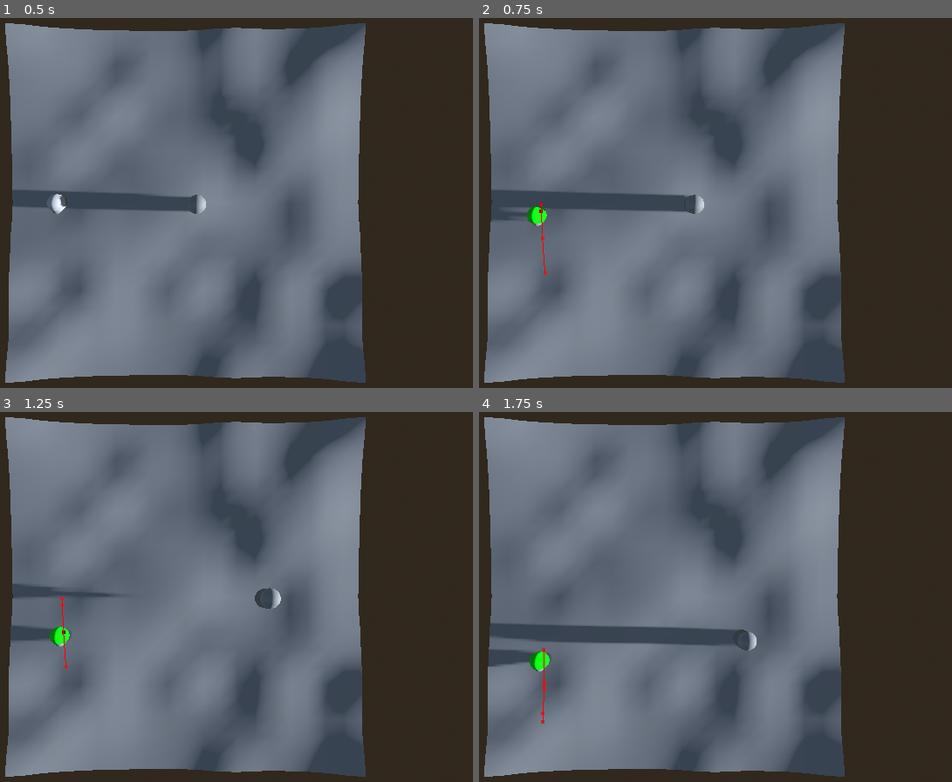
Above: before the commit, frames 1-4 (two rows, left to right).
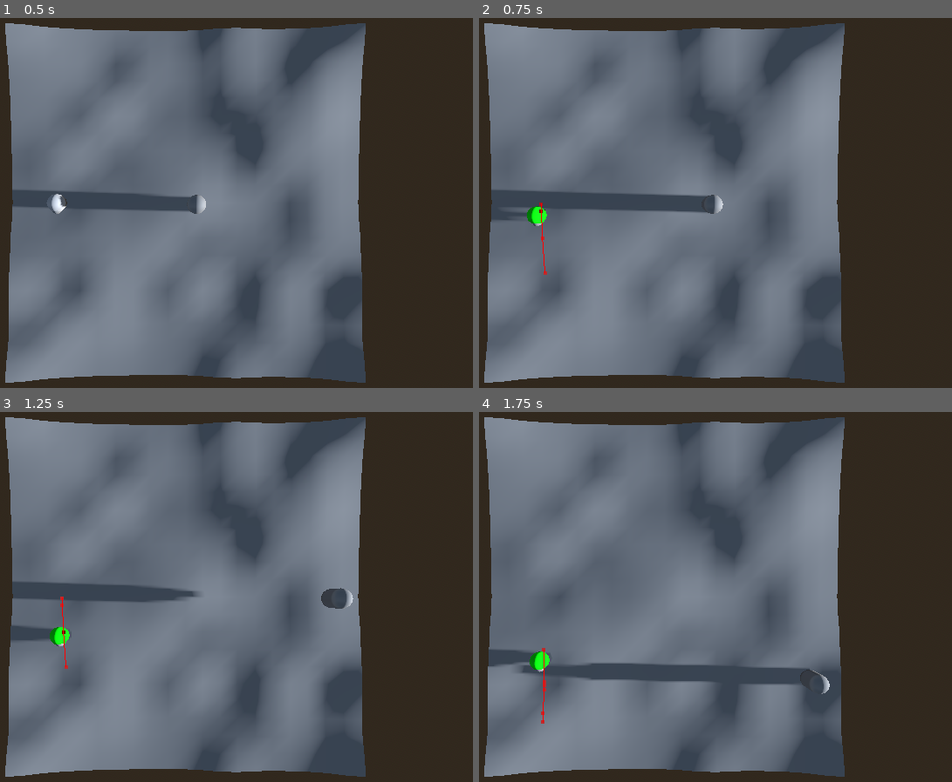
Above: after the commit, the same moments.

Repository: mastervel/AIBehavior
Game: Godot game, scene res://world.tscn
Same seed, same stepped clock (60 frames per second), same inputs: the game is played once before the commit and once after it.
Inputs:
- Up to frame 1 (0.5 s): no input
- Up to frame 2 (0.75 s): tap Enter (follow) at 0.5 s; hold Right (right) from 0.53 s (still down); hold Enter (follow) from 0.53 s (still down)
- Up to frame 3 (1.25 s): keep holding Right (right); keep holding Enter (follow); tap Space (jump) at 0.77 s
- Up to frame 4 (1.75 s): release Right (right) at 1.28 s; release Enter (follow) at 1.28 s; hold Down (down) from 1.28 s (still down); tap Enter (follow) at 1.35 s; tap Space (jump) at 1.52 s

Frame 1 is identical in both runs. In frame 2, 0.3% of the frame differs, in the area x 11-52%, y 47-57%; in frame 3, 1.5%; in frame 4, 4.6%, in the area x 2-75%, y 57-77%.

Commit message:
fixed enemy rotation to target logic

Diff:
--- a/ai-behaviour/enemy.gd
+++ b/ai-behaviour/enemy.gd
@@ -4,6 +4,7 @@
 @export var player : CharacterBody3D
 @export var enemy_body : MeshInstance3D
 @export var aggro_timer : Timer
+@export var vision_area : Area3D
 
 var target_pos : Vector3
 var has_target : bool = false
@@ -83,7 +84,9 @@
 		has_target = true
 
 func _alert_process(delta: float) -> void:
-	_look_at_target(delta, player, true)
+	_look_at_target(delta, player)
+	if not vision_area.overlaps_body(player):
+		state = State.ROAM
 
 func _aggro_process(_delta: float) -> void:
 	if not has_target:
@@ -102,22 +105,22 @@
 		has_target = false
 		velocity = Vector3.ZERO
 
+	_rotate_to_target(delta, direction)
+
+func _rotate_to_target(delta: float, direction: Vector3) -> void:
 	var ROTATION_SPEED := 4.0
-	var target_rotation := direction.signed_angle_to(Vector3.MODEL_FRONT, Vector3.DOWN)
-	if abs(target_rotation - rotation.y) > deg_to_rad(60):
-		ROTATION_SPEED = 20.0
-	rotation.y = move_toward(rotation.y, target_rotation, delta * ROTATION_SPEED)
+	var target_rotation := atan2(direction.x, direction.z)
+	var angle_diff: float = abs(wrapf(target_rotation - rotation.y, -PI, PI))
+	if angle_diff > deg_to_rad(60):
+		ROTATION_SPEED = 20
+	rotation.y = lerp_angle(rotation.y, target_rotation, clamp(delta * ROTATION_SPEED, 0.0, 1.0))
 
-func _look_at_target(delta: float, target: Node3D,
-		use_model_front: bool = false, look_at_speed: float = 5.0
-	) -> void:
-	var forward = (target.global_position - global_position).normalized()
-	var z = (forward if use_model_front else -forward)
-	var x = Vector3.UP.cross(z).normalized()
-	var y = z.cross(x)
-	global_transform.basis = lerp(
-		global_transform.basis, Basis(x,y,z), delta * look_at_speed
-		)
+func _look_at_target(delta: float, target: Node3D) -> void:
+		var target_position := target.global_position
+		var to_target := target_position - global_position
+		if to_target.length_squared() < 0.00001:
+			return
+		_rotate_to_target(delta, to_target)
 
 func _get_random_position(dist: float = 4.0, degrees: float = 20.0) -> Vector3:
 	var forward = global_transform.basis.z.normalized()
--- a/ai-behaviour/enemy.tscn
+++ b/ai-behaviour/enemy.tscn
@@ -19,13 +19,14 @@
 [sub_resource type="CylinderShape3D" id="CylinderShape3D_7k104"]
 height = 1.025
 
-[node name="Enemy" type="CharacterBody3D" node_paths=PackedStringArray("nav_agent", "enemy_body", "aggro_timer")]
+[node name="Enemy" type="CharacterBody3D" node_paths=PackedStringArray("nav_agent", "enemy_body", "aggro_timer", "vision_area")]
 collision_layer = 2
 collision_mask = 3
 script = ExtResource("1_7k104")
 nav_agent = NodePath("NavigationAgent3D")
 enemy_body = NodePath("Body")
 aggro_timer = NodePath("Aggro Timer")
+vision_area = NodePath("Vision")
 
 [node name="Body" type="MeshInstance3D" parent="."]
 material_override = SubResource("StandardMaterial3D_7k104")
--- a/ai-behaviour/player.gd
+++ b/ai-behaviour/player.gd
@@ -1,7 +1,7 @@
 extends CharacterBody3D
 
 
-const SPEED = 5.0
+@export var SPEED := 5.0
 const JUMP_VELOCITY = 4.5
 
 
--- a/ai-behaviour/player.tscn
+++ b/ai-behaviour/player.tscn
@@ -12,6 +12,7 @@
 collision_layer = 2
 collision_mask = 3
 script = ExtResource("1_4flbx")
+SPEED = 10.0
 
 [node name="MeshInstance3D" type="MeshInstance3D" parent="."]
 mesh = SubResource("CapsuleMesh_4flbx")
Not shown, changed: .DS_Store
